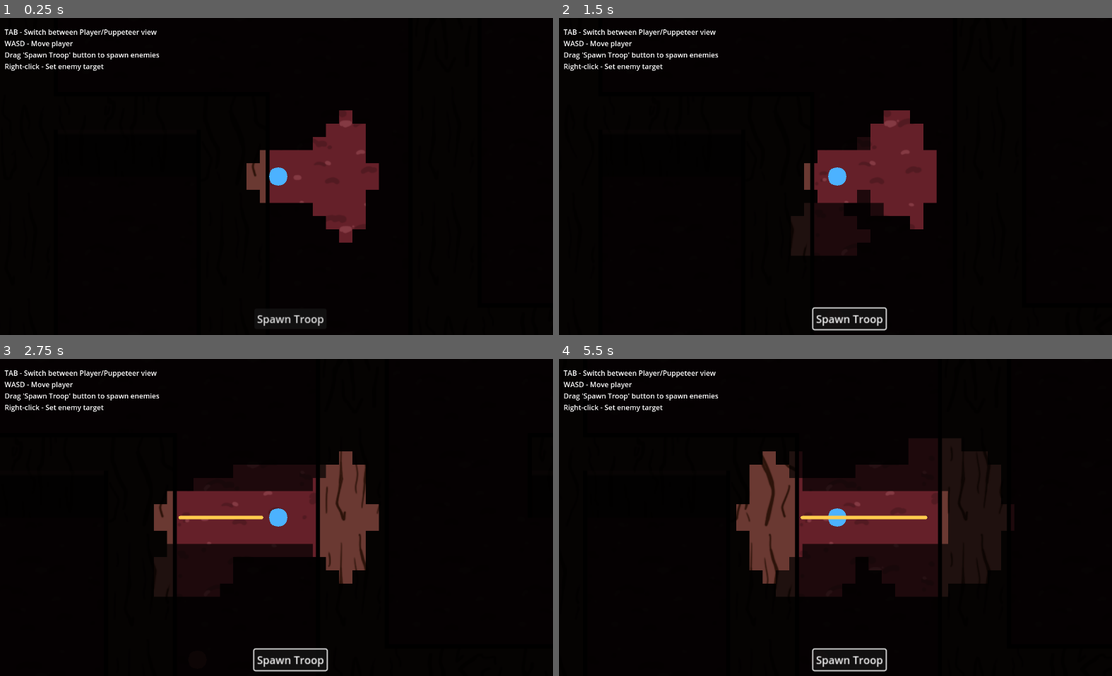
Above: before the commit, frames 1-4 (two rows, left to right).
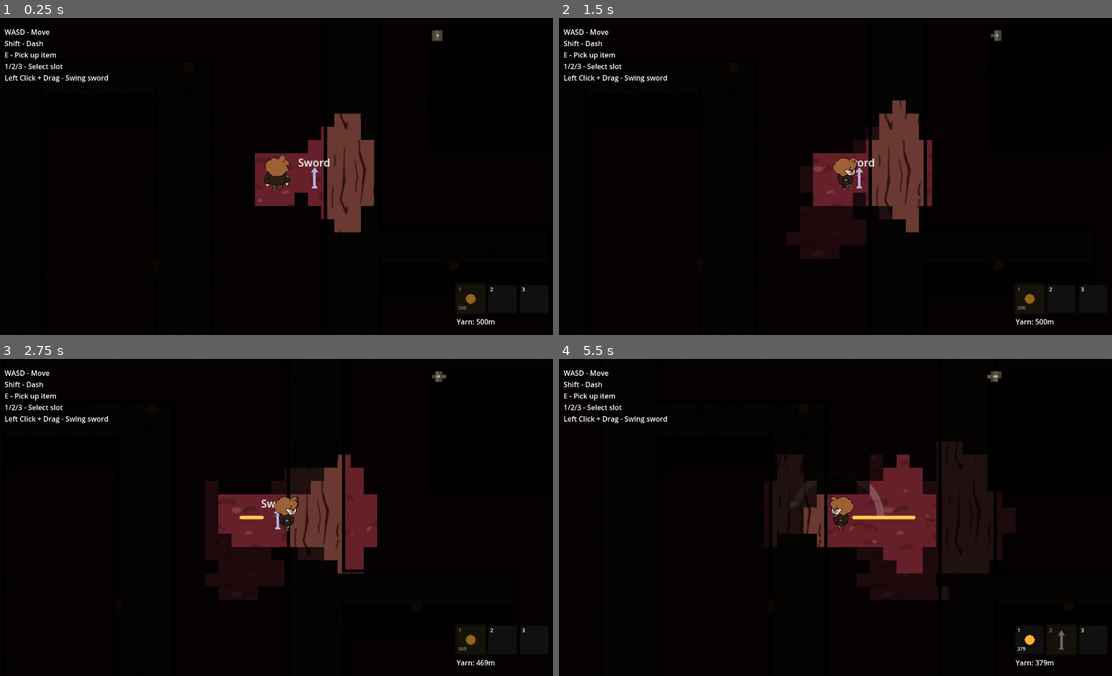
Above: after the commit, the same moments.

Repository: andye132/minos
Game: Godot game, scene res://scenes/main.tscn
The game is run twice, just before and just after one commit, with the same random seed, the same clock (stepped at 60 frames per second) and the same inputs. Before the commit the project starts from res://scenes/arena_test.tscn.
Inputs (mouse positions are in pixels of both pictures, inside the frame that each line leads up to):
- Up to frame 1 (0.25 s): no input
- Up to frame 2 (1.5 s): click (846, 319) at 0.5 s, where only the run before the commit has a clickable "Spawn Troop"; tap Enter at 1.25 s; move the mouse to (962, 160) at 1.27 s; press the mouse at (962, 160) at 1.28 s; hold D (move_right) from 1.28 s (still down)
- Up to frame 3 (2.75 s): release D (move_right) at 2 s; release the mouse at (403, 501) at 2 s; drag from (165, 533) to (276, 517) at 2.02 s
- Up to frame 4 (5.5 s): tap Space at 2.75 s; move the mouse to (896, 447) at 2.77 s; hold D (move_right) 2.78-3.5 s; tap E (interact) at 2.85 s; drag from (807, 580) to (669, 469) at 3.52 s; tap Enter at 4.25 s; move the mouse to (1006, 565) at 4.27 s; hold A (move_left) 4.28-5 s; tap 2 (slot_2) at 4.35 s; drag from (669, 469) to (835, 517) at 5.02 s

The runs differ from the first frame. In frame 1, 5.7% of the frame differs, in the area x 0-96%, y 3-98%; in frame 2, 6.7%; in frame 3, 11%; in frame 4, 12%, in the area x 0-96%, y 3-99%.

Commit message:
NEW PUPPET SPRITE + ANIMATION! still ball hitbox xd

Diff:
--- a/project.godot
+++ b/project.godot
@@ -11,7 +11,7 @@
 [application]
 
 config/name="Maze Chase"
-run/main_scene="res://scenes/arena_test.tscn"
+run/main_scene="uid://bvn6nj66v4vsm"
 config/features=PackedStringArray("4.5", "Forward Plus")
 
 [autoload]
--- a/scenes/player.tscn
+++ b/scenes/player.tscn
@@ -1,8 +1,116 @@
-[gd_scene load_steps=9 format=3 uid="uid://player123"]
+[gd_scene load_steps=23 format=3 uid="uid://player123"]
 
 [ext_resource type="Script" uid="uid://bvixxpfba26ot" path="res://scripts/player.gd" id="1_player"]
+[ext_resource type="Texture2D" uid="uid://buswu46cadvuj" path="res://Puppet1_Sprite.png" id="2_dqkch"]
 [ext_resource type="Script" uid="uid://swx1dn8cm5tt" path="res://scripts/inventory.gd" id="2_inventory"]
 [ext_resource type="Texture2D" uid="uid://b3v3gpmwy72l7" path="res://Images/texture.tres" id="2_qhqgy"]
+
+[sub_resource type="AtlasTexture" id="AtlasTexture_dqkch"]
+atlas = ExtResource("2_dqkch")
+region = Rect2(1210, 0, 605, 664)
+
+[sub_resource type="AtlasTexture" id="AtlasTexture_qlg0r"]
+atlas = ExtResource("2_dqkch")
+region = Rect2(1210, 664, 605, 664)
+
+[sub_resource type="AtlasTexture" id="AtlasTexture_tuyoq"]
+atlas = ExtResource("2_dqkch")
+region = Rect2(1210, 1328, 605, 664)
+
+[sub_resource type="AtlasTexture" id="AtlasTexture_y4r1p"]
+atlas = ExtResource("2_dqkch")
+region = Rect2(605, 0, 605, 664)
+
+[sub_resource type="AtlasTexture" id="AtlasTexture_d2wvv"]
+atlas = ExtResource("2_dqkch")
+region = Rect2(605, 664, 605, 664)
+
+[sub_resource type="AtlasTexture" id="AtlasTexture_3v2ag"]
+atlas = ExtResource("2_dqkch")
+region = Rect2(605, 1328, 605, 664)
+
+[sub_resource type="AtlasTexture" id="AtlasTexture_jej6c"]
+atlas = ExtResource("2_dqkch")
+region = Rect2(0, 0, 605, 664)
+
+[sub_resource type="AtlasTexture" id="AtlasTexture_f1ej7"]
+atlas = ExtResource("2_dqkch")
+region = Rect2(0, 664, 605, 664)
+
+[sub_resource type="AtlasTexture" id="AtlasTexture_oprun"]
+atlas = ExtResource("2_dqkch")
+region = Rect2(0, 1328, 605, 664)
+
+[sub_resource type="AtlasTexture" id="AtlasTexture_fjrip"]
+atlas = ExtResource("2_dqkch")
+region = Rect2(1815, 0, 605, 664)
+
+[sub_resource type="AtlasTexture" id="AtlasTexture_smehm"]
+atlas = ExtResource("2_dqkch")
+region = Rect2(1815, 664, 605, 664)
+
+[sub_resource type="AtlasTexture" id="AtlasTexture_ur7pv"]
+atlas = ExtResource("2_dqkch")
+region = Rect2(1815, 1328, 605, 664)
+
+[sub_resource type="SpriteFrames" id="SpriteFrames_qlg0r"]
+animations = [{
+"frames": [{
+"duration": 1.0,
+"texture": SubResource("AtlasTexture_dqkch")
+}, {
+"duration": 1.0,
+"texture": SubResource("AtlasTexture_qlg0r")
+}, {
+"duration": 1.0,
+"texture": SubResource("AtlasTexture_tuyoq")
+}],
+"loop": true,
+"name": &"Walk_Down",
+"speed": 6.0
+}, {
+"frames": [{
+"duration": 1.0,
+"texture": SubResource("AtlasTexture_y4r1p")
+}, {
+"duration": 1.0,
+"texture": SubResource("AtlasTexture_d2wvv")
+}, {
+"duration": 1.0,
+"texture": SubResource("AtlasTexture_3v2ag")
+}],
+"loop": true,
+"name": &"Walk_Left",
+"speed": 6.0
+}, {
+"frames": [{
+"duration": 1.0,
+"texture": SubResource("AtlasTexture_jej6c")
+}, {
+"duration": 1.0,
+"texture": SubResource("AtlasTexture_f1ej7")
+}, {
+"duration": 1.0,
+"texture": SubResource("AtlasTexture_oprun")
+}],
+"loop": true,
+"name": &"Walk_Right",
+"speed": 6.0
+}, {
+"frames": [{
+"duration": 1.0,
+"texture": SubResource("AtlasTexture_fjrip")
+}, {
+"duration": 1.0,
+"texture": SubResource("AtlasTexture_smehm")
+}, {
+"duration": 1.0,
+"texture": SubResource("AtlasTexture_ur7pv")
+}],
+"loop": true,
+"name": &"Walk_Up",
+"speed": 6.0
+}]
 
 [sub_resource type="CircleShape2D" id="CircleShape2D_player"]
 radius = 16.0
@@ -30,10 +138,17 @@
 collision_mask = 2
 script = ExtResource("1_player")
 
+[node name="AnimatedSprite2D" type="AnimatedSprite2D" parent="."]
+position = Vector2(2.0000014, -7)
+scale = Vector2(0.109, 0.1)
+sprite_frames = SubResource("SpriteFrames_qlg0r")
+animation = &"Walk_Up"
+
 [node name="CollisionShape2D" type="CollisionShape2D" parent="."]
 shape = SubResource("CircleShape2D_player")
 
 [node name="Body" type="Polygon2D" parent="."]
+visible = false
 color = Color(0.3, 0.7, 1, 1)
 polygon = PackedVector2Array(-12, -8, -8, -12, 0, -14, 8, -12, 12, -8, 14, 0, 12, 8, 8, 12, 0, 14, -8, 12, -12, 8, -14, 0)
 
--- a/scripts/player.gd
+++ b/scripts/player.gd
@@ -36,6 +36,7 @@
 @onready var dash_cooldown_timer: Timer = $DashCooldownTimer
 @onready var pickup_area: Area2D = $PickupArea
 @onready var inventory: Inventory = $Inventory
+@onready var animated_sprite: AnimatedSprite2D = $AnimatedSprite2D
 
 # Yarn trail - set externally from Main scene
 var yarn_trail: YarnTrail
@@ -119,11 +120,37 @@
 
 	if input_dir != Vector2.ZERO:
 		velocity = velocity.move_toward(input_dir * move_speed, acceleration * delta)
+		_update_walk_animation(input_dir)
 	else:
 		velocity = velocity.move_toward(Vector2.ZERO, friction * delta)
+		if animated_sprite:
+			animated_sprite.stop()
 
 	if Input.is_action_just_pressed("dash") and can_dash:
 		_start_dash(input_dir if input_dir != Vector2.ZERO else look_direction)
+
+
+func _update_walk_animation(direction: Vector2) -> void:
+	if not animated_sprite:
+		return
+
+	var anim_name: String
+	# Prioritize vertical movement for diagonal input
+	if abs(direction.y) >= abs(direction.x):
+		if direction.y > 0:
+			anim_name = "Walk_Down"
+		else:
+			anim_name = "Walk_Up"
+	else:
+		if direction.x > 0:
+			anim_name = "Walk_Right"
+		else:
+			anim_name = "Walk_Left"
+
+	if animated_sprite.animation != anim_name:
+		animated_sprite.play(anim_name)
+	elif not animated_sprite.is_playing():
+		animated_sprite.play(anim_name)
 
 
 func _handle_input() -> void:
Binary file added: Puppet1_Sprite.png
